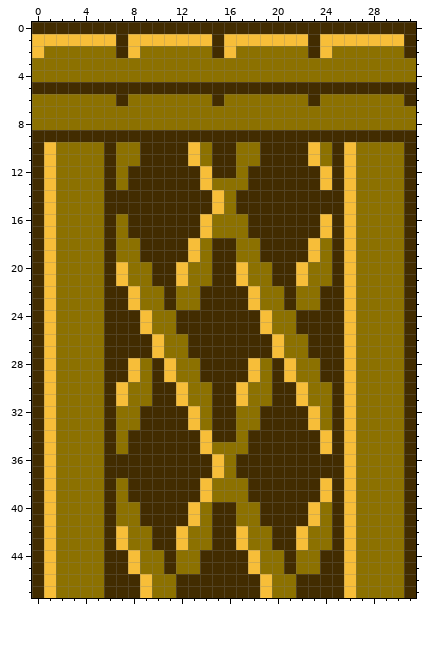
Two states of a pixel-art sprite, gamecherry/debug/images/tower/wall_01_32x48.png. The picture above was drawn from the file before the commit.
The file is 32x48 pixels.
Once edited:
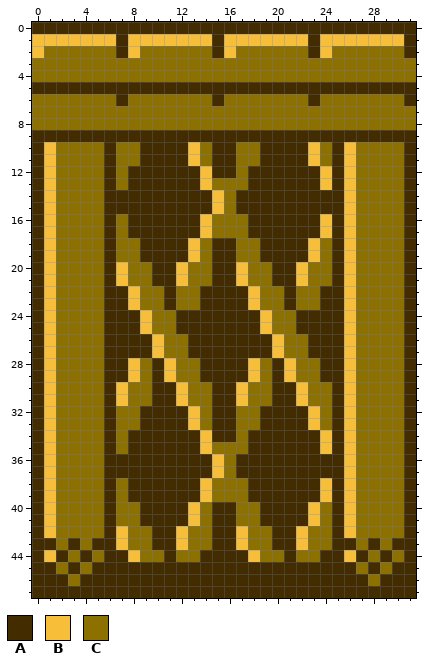
Palette (. is transparent): A #422c00  B #f7be39  C #8c7100
The edit:
@@ x 0..31 @@
 42 ABCCCCABCCAABCCAABCCAABCCABCCCCA
-43 ABCCCCABCCAABCCAABCCAABCCABCCCCA
-44 ABCCCCAABCCACCAAAABCCACCAABCCCCA
-45 ABCCCCAABCCACCAAAABCCACCAABCCCCA
-46 ABCCCCAAABCCAAAAAAABCCAAAABCCCCA
-47 ABCCCCAAABCCAAAAAAABCCAAAABCCCCA
+43 AACACAABCCAABCCAABCCAABCCAACACAA
+44 ABACACAABCCACCAAAABCCACCAABACACA
+45 AACACAAAAAAAAAAAAAAAAAAAAAACACAA
+46 AAACAAAAAAAAAAAAAAAAAAAAAAAACAAA
+47 AAAAAAAAAAAAAAAAAAAAAAAAAAAAAAAA
Pixel boxes of the changes (left, top, right, bottom) in both pictures:
changed: (44, 538, 200, 598)
changed: (248, 538, 404, 598)
